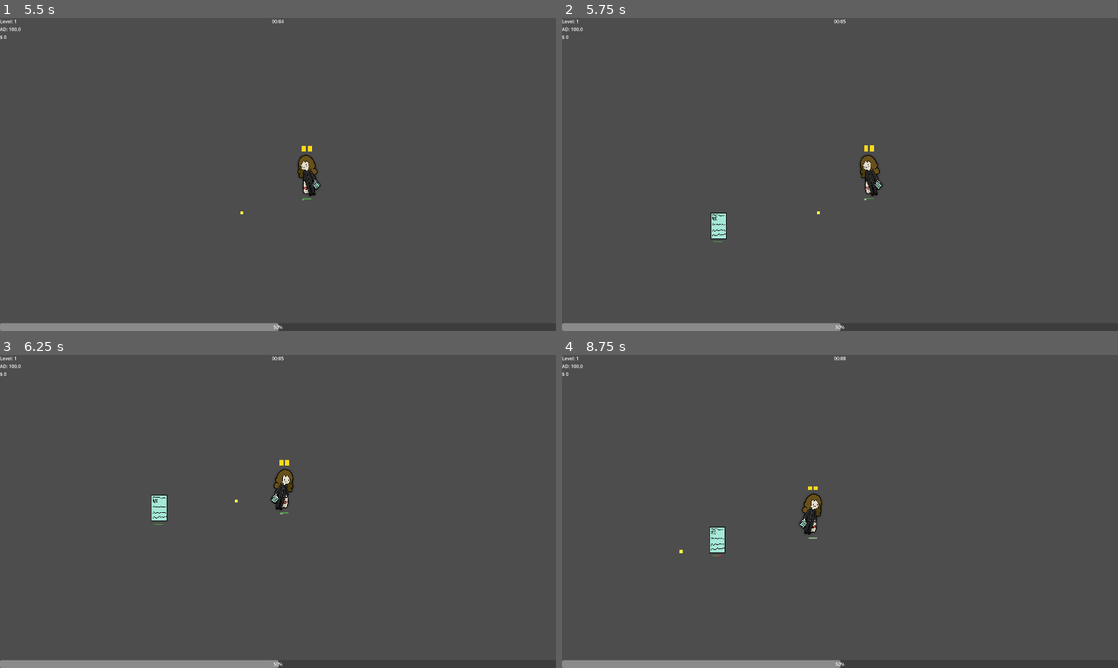
Above: before the commit, frames 1-4 (two rows, left to right).
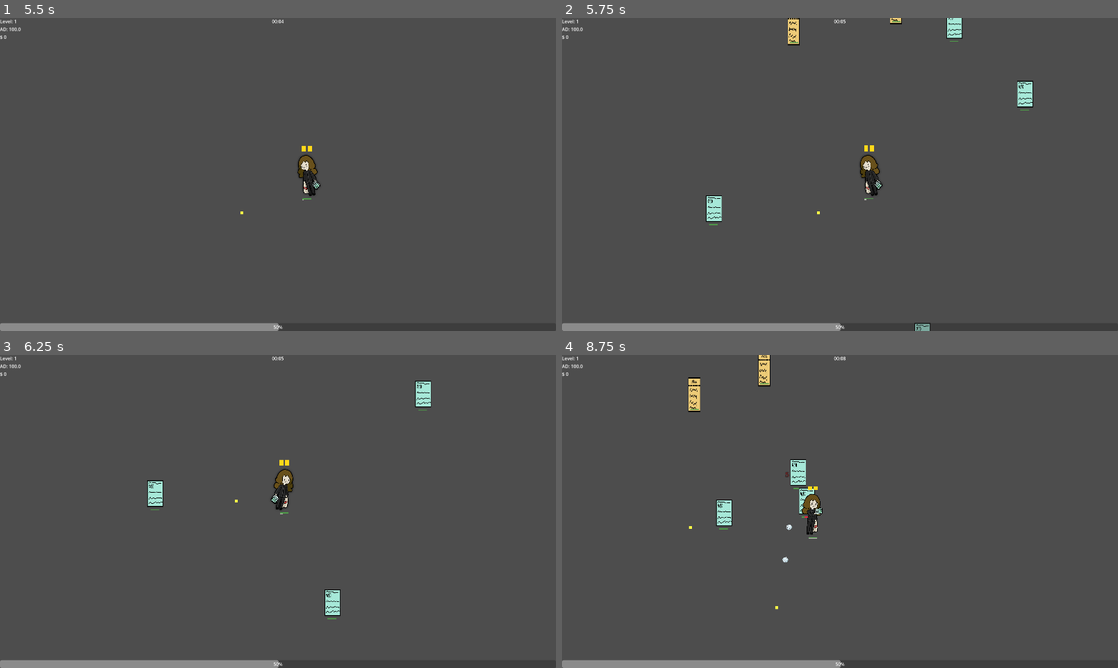
Above: after the commit, the same moments.

Repository: Vilkiy/Debt-Survivors
Game: Godot game, scene res://logic/UI/main_menu/main_menu.tscn
Same seed, same stepped clock (60 frames per second), same inputs: the game is played once before the commit and once after it.
Inputs (mouse positions are in pixels of both pictures, inside the frame that each line leads up to):
- Up to frame 1 (5.5 s): click "Start" at 0.5 s; tap Enter at 1.25 s; move the mouse to (400, 158) at 1.27 s; hold D (move_right) 1.28-2.03 s; tap Space (dash) every 0.75 s from 1.35 to 5.1 s; click (400, 158) at 1.42 s; move the mouse to (166, 190) at 2.02 s; hold S (move_down) 2.03-2.78 s; move the mouse to (333, 105) at 2.77 s; hold D (move_right) 2.78-3.53 s; move the mouse to (250, 237) at 3.52 s; hold W (move_up) 3.53-4.28 s; click (250, 237) at 3.67 s; move the mouse to (444, 221) at 4.27 s; hold A (move_left) from 4.28 s (still down); move the mouse to (111, 127) at 5.02 s
- Up to frame 2 (5.75 s): keep holding A (move_left)
- Up to frame 3 (6.25 s): move the mouse to (305, 511) at 5.77 s; release A (move_left) at 5.78 s; hold S (move_down) from 5.78 s (still down); tap Space (dash) at 5.85 s; click (305, 511) at 5.92 s
- Up to frame 4 (8.75 s): move the mouse to (756, 433) at 6.52 s; release S (move_down) at 6.53 s; hold D (move_right) 6.53-7.28 s; tap Space (dash) at 6.6, 7.35, 8.1 s; move the mouse to (962, 495) at 7.27 s; hold W (move_up) 7.28-8.03 s; move the mouse to (728, 527) at 8.02 s; hold D (move_right) from 8.03 s (still down); click (728, 527) at 8.17 s

Frame 1 is identical in both runs. In frame 2, 1.1% of the frame differs, in the area x 25-85%, y 0-100%; in frame 3, 0.8%; in frame 4, 1.6%, in the area x 21-47%, y 0-82%.

Commit message:
Shotgun retouch / Enemy Spawn changes

Diff:
--- a/Assets/Scripts/enemy_spawner.gd
+++ b/Assets/Scripts/enemy_spawner.gd
@@ -76,21 +76,22 @@
 
 	var wave = waves[current_wave_index]
 
-	var enemy_type = _choose_enemy_type(wave)
-	var scene: PackedScene = enemy_scene_map[enemy_type]
+	var count = randi_range(wave.spawn_count, max(wave.spawn_count, wave.spawn_count_max))
+	for i in count:
+		var enemy_type = _choose_enemy_type(wave)
+		var scene: PackedScene = enemy_scene_map[enemy_type]
 
-	var enemy = scene.instantiate()
+		var enemy = scene.instantiate()
 
-	# spawn around player
-	var angle = randf() * TAU
-	var pos = player.global_position + \
-		Vector2.from_angle(angle) * wave.spawn_radius
+		var angle = randf() * TAU
+		var pos = player.global_position + \
+			Vector2.from_angle(angle) * wave.spawn_radius
 
-	enemy.global_position = pos
-	get_tree().current_scene.add_child(enemy)
+		enemy.global_position = pos
+		get_tree().current_scene.add_child(enemy)
 
-	if wave.scaling_enabled:
-		_apply_scaling(enemy)
+		if wave.scaling_enabled:
+			_apply_scaling(enemy)
 
 
 func _apply_scaling(enemy):
--- a/logic/enemy_spawner/wave_resource.gd
+++ b/logic/enemy_spawner/wave_resource.gd
@@ -3,6 +3,8 @@
 
 @export var duration: float = 30.0
 @export var spawn_interval: float = 2.0
+@export var spawn_count: int = 1
+@export var spawn_count_max: int = 1  # if > spawn_count, randomizes between the two
 @export var spawn_radius: float = 300.0
 @export var enemy_weights: Dictionary = {
 	SpawnableEnemyTypes.Type.SMALL_FAST: 10,
--- a/logic/enemy_spawner/waves/wave1.tres
+++ b/logic/enemy_spawner/waves/wave1.tres
@@ -6,6 +6,8 @@
 script = ExtResource("1_t18jy")
 duration = 300.0
 spawn_interval = 5.0
+spawn_count = 3
+spawn_count_max = 8
 spawn_radius = 600.0
 enemy_weights = {
 0: 8,
--- a/logic/enemy_spawner/waves/wave2.tres
+++ b/logic/enemy_spawner/waves/wave2.tres
@@ -6,6 +6,8 @@
 script = ExtResource("1_e0xer")
 duration = 300.0
 spawn_interval = 4.0
+spawn_count = 5
+spawn_count_max = 10
 spawn_radius = 600.0
 enemy_weights = {
 0: 5,
--- a/logic/enemy_spawner/waves/wave3.tres
+++ b/logic/enemy_spawner/waves/wave3.tres
@@ -5,6 +5,7 @@
 [resource]
 script = ExtResource("1_yx2wt")
 duration = 180.0
+spawn_count = 10
 spawn_radius = 600.0
 enemy_weights = {
 0: 3,
--- a/logic/gameplay_elements/upgrades/upgrades.gd
+++ b/logic/gameplay_elements/upgrades/upgrades.gd
@@ -20,6 +20,7 @@
 		{
 			"name": "POW",
 			"description": "1 Extra max bullet",
+			"condition": func(): return is_instance_valid(player.get_node_or_null("Weapons/ProjectileShooter")),
 			"apply": func():
 		var shooter = player.get_node("Weapons/ProjectileShooter")
 		shooter.max_ammo += 1
@@ -65,5 +66,13 @@
 		"description": "Gain 10% critical hit chance [color=red](50% extra damage)[/color]",
 		"apply": func(): player.crit_chance += 0.1
 		},
+		{
+		"name": "One to Seal",
+		"description": "Even swing speed boost increased by [color=cyan]10%[/color]",
+		"condition": func(): return is_instance_valid(player.get_node_or_null("Weapons/SwordWeapon")),
+		"apply": func():
+		var sword = player.get_node("Weapons/SwordWeapon")
+		sword.speed_boost_amount *= 1.1
+		},
 
 	]
--- a/logic/gameplay_elements/weapons/character_specific/projectile_shooter/projectile/projectile.gd
+++ b/logic/gameplay_elements/weapons/character_specific/projectile_shooter/projectile/projectile.gd
@@ -9,6 +9,7 @@
 
 func _on_body_entered(body: Node2D) -> void:
 	if body is Enemy:
+		print("pellet hit, damage: ", damage)
 		body.health_handler.take_damage(damage, "physical", is_crit)
 		queue_free()
 
--- a/logic/gameplay_elements/weapons/character_specific/projectile_shooter/projectile_shooter.gd
+++ b/logic/gameplay_elements/weapons/character_specific/projectile_shooter/projectile_shooter.gd
@@ -1,7 +1,7 @@
 class_name ProjectileShooter
 extends CooldownWeapon
 
-const PROJECTILE: PackedScene = preload("uid://dxy5srsogv3fn")
+const PROJECTILE: PackedScene = preload("res://logic/gameplay_elements/weapons/character_specific/projectile_shooter/projectile/projectile.tscn")
 @onready var range_area: Area2D = $Range
 
 @export var spread_angle: float = 20.0
@@ -36,6 +36,7 @@
 			is_reloading = false
 
 func on_cooldown_reached() -> void:
+
 	if current_ammo <= 0:
 		return
 
@@ -58,7 +59,7 @@
 	if closest == null:
 		return
 
-	var crit_result = roll_crit(damage / projectile_count)
+	var crit_result = roll_crit(damage)
 
 	for i in projectile_count:
 		var projectile: Projectile = PROJECTILE.instantiate()
@@ -71,6 +72,7 @@
 		projectile.damage = crit_result["damage"]
 		projectile.is_crit = crit_result["is_crit"]
 
+	print("firing, damage per pellet: ", crit_result["damage"])
 	firing.emit()
 
 	current_ammo -= 1
--- a/logic/playable_characters/Shotgun_Character.tscn
+++ b/logic/playable_characters/Shotgun_Character.tscn
@@ -101,7 +101,7 @@
 offset_top = 82.0
 offset_right = -15.0
 offset_bottom = 82.0
-hp = 1.0
+hp = 200.0
 
 [node name="HurtBox" type="Area2D" parent="." unique_id=632068975]
 script = ExtResource("4_e5q2x")
